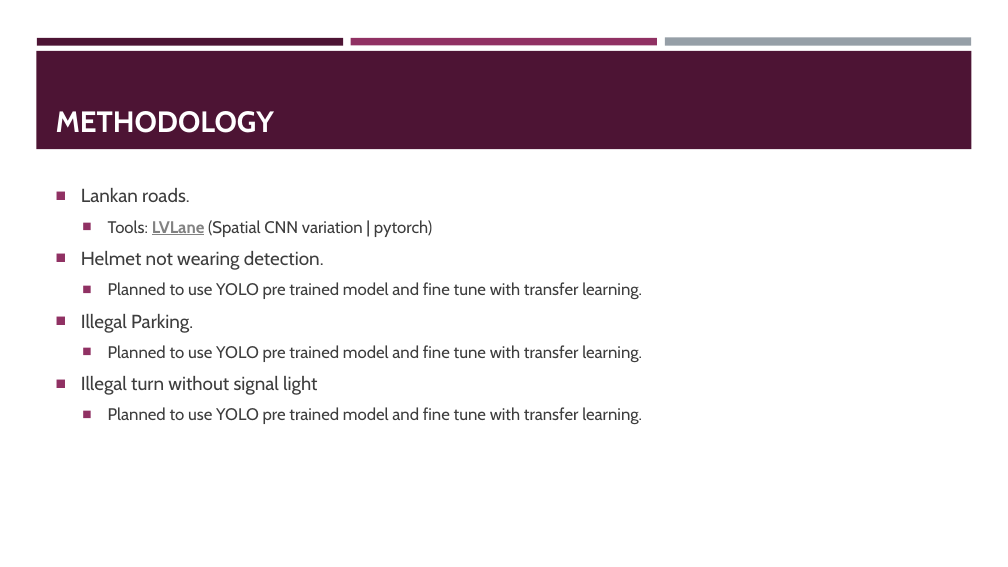
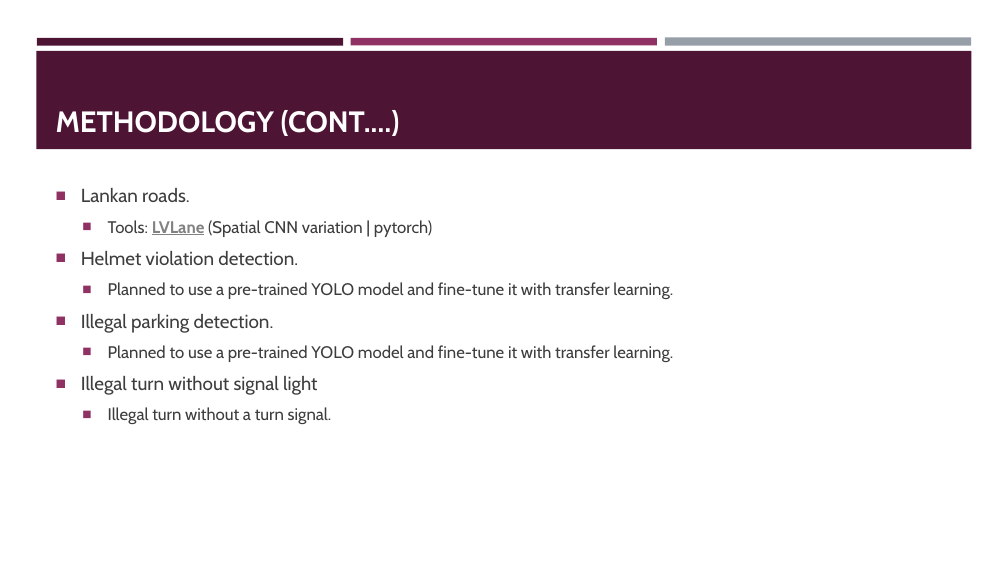
Before and after one commit to prageethmadhu/LVLane, a slide deck: slide 8 of DEMO/progress_report.pptx (slide 6 before the commit). Drawn at 1008x567 pixels with LibreOffice and Linux fonts; fonts in the diff are those of the drawing. Boxes give left, top, right and bottom in pixels: in the first picture for what was removed or moved away, otherwise in the second. Text is boxed around its words. In the diff, an @@ line names an element or a change of style, - is before the commit and + after.

```diff
--- a/DEMO/progress_report.pptx
+++ b/DEMO/progress_report.pptx
@@ title at [56,110,400,136]: text changed @@
-METHODOLOGY
+METHODOLOGY (CONT.…)
@@ text at [81,251,673,362]: text changed @@
-■ Helmet not wearing detection.
-  ■ Planned to use YOLO pre trained model and fine tune with transfer learning.
-■ Illegal Parking.
-  ■ Planned to use YOLO pre trained model and fine tune with transfer learning.
+■ Helmet violation detection.
+  ■ Planned to use a pre-trained YOLO model and fine-tune it with transfer learning.
+■ Illegal parking detection.
+  ■ Planned to use a pre-trained YOLO model and fine-tune it with transfer learning.
@@ text at [108,407,332,424]: text changed @@
-  ■ Planned to use YOLO pre trained model and fine tune with transfer learning.
+  ■ Illegal turn without a turn signal.
```
Also in this commit, not shown: 7 other slides changed, 2 slides added.
